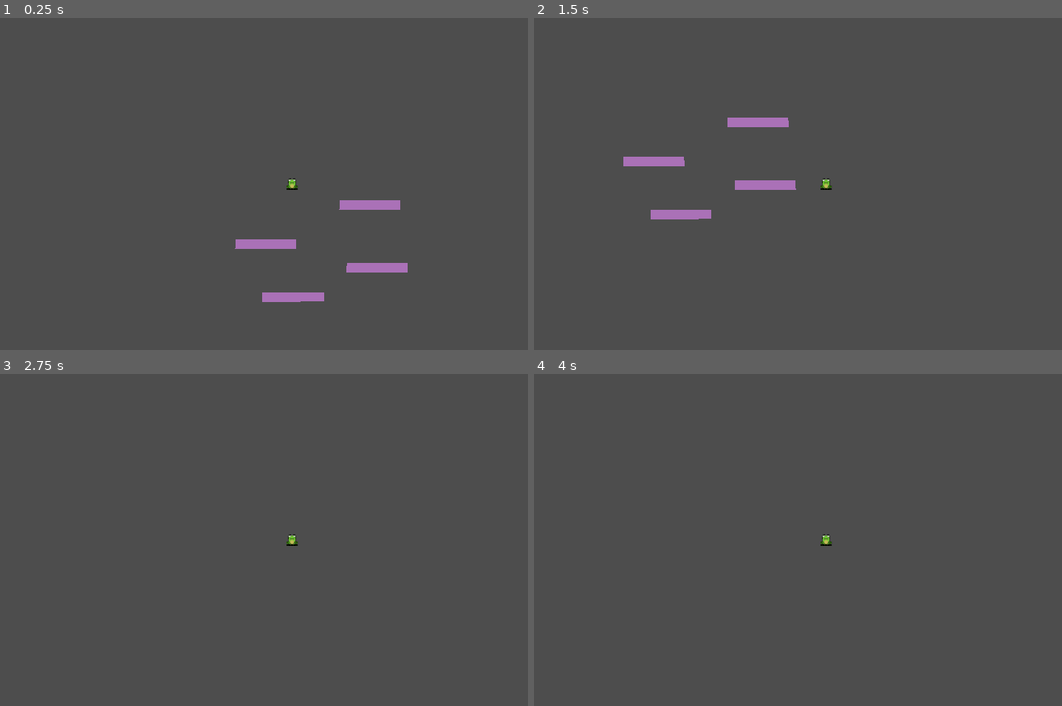
Above: before the commit, frames 1-4 (two rows, left to right).
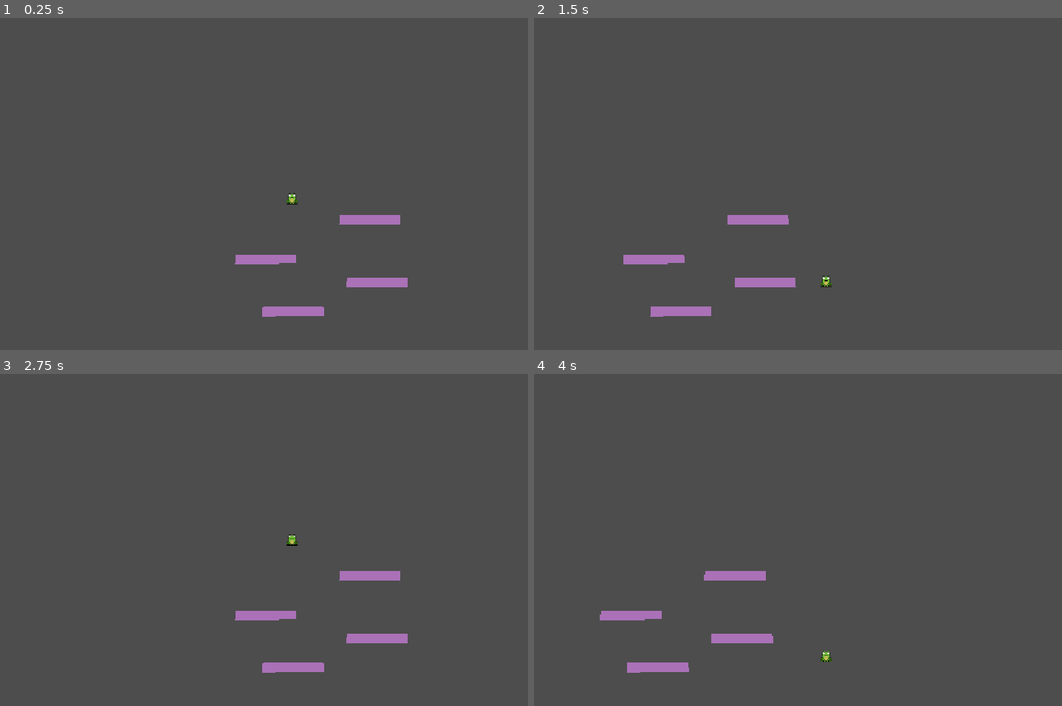
Above: after the commit, the same moments.

Repository: KieranWard491/LeapOfFaith
Game: Godot game, scene res://scenes/main.tscn
The game is run twice, just before and just after one commit, with the same random seed, the same clock (stepped at 60 frames per second) and the same inputs.
Inputs:
- Up to frame 1 (0.25 s): no input
- Up to frame 2 (1.5 s): tap Enter (ui_accept) at 0.5, 0.77 s; hold Right (ui_right) from 0.53 s (still down)
- Up to frame 3 (2.75 s): tap Enter (ui_accept) at 1.52 s; release Right (ui_right) at 2.03 s; hold Left (ui_left) from 2.03 s (still down)
- Up to frame 4 (4 s): release Left (ui_left) at 2.78 s; hold Right (ui_right) from 2.78 s (still down); tap Enter (ui_accept) at 3.02, 3.77 s

The runs differ from the first frame. In frame 1, 2.8% of the frame differs, in the area x 44-78%, y 48-90%; in frame 2, 2.8%; in frame 3, 1.3%; in frame 4, 1.5%.

Commit message:
Implemented upward camera and player death system

Diff:
--- a/scenes/main.tscn
+++ b/scenes/main.tscn
@@ -2,6 +2,11 @@
 
 [ext_resource type="PackedScene" uid="uid://dv7goo5at7pxe" path="res://scenes/player.tscn" id="1_o5qli"]
 [ext_resource type="PackedScene" uid="uid://pwwxnqpwcck3" path="res://scenes/platform.tscn" id="2_0wfyh"]
+[ext_resource type="Script" uid="uid://chvylyq5uqmur" path="res://scripts/camera_controller.gd" id="3_sugp2"]
+[ext_resource type="Script" uid="uid://coaupp03wglnl" path="res://scripts/death_zone.gd" id="4_jyhfs"]
+
+[sub_resource type="RectangleShape2D" id="RectangleShape2D_3v5hf"]
+size = Vector2(1400, 80)
 
 [node name="Main" type="Node2D" unique_id=65926914]
 
@@ -19,3 +24,18 @@
 
 [node name="Platform4" parent="." unique_id=328066292 instance=ExtResource("2_0wfyh")]
 position = Vector2(740, 442)
+
+[node name="Camera2D" type="Camera2D" parent="." unique_id=13418490 node_paths=PackedStringArray("player")]
+script = ExtResource("3_sugp2")
+player = NodePath("../Player")
+
+[node name="DeathZone" type="Area2D" parent="." unique_id=1655312760 node_paths=PackedStringArray("camera")]
+position = Vector2(576, 760)
+script = ExtResource("4_jyhfs")
+camera = NodePath("../Camera2D")
+
+[node name="CollisionShape2D" type="CollisionShape2D" parent="DeathZone" unique_id=1623864936]
+position = Vector2(576, 760)
+shape = SubResource("RectangleShape2D_3v5hf")
+
+[connection signal="body_entered" from="DeathZone" to="DeathZone" method="_on_body_entered"]
--- a/scenes/player.tscn
+++ b/scenes/player.tscn
@@ -15,5 +15,3 @@
 [node name="CollisionShape2D" type="CollisionShape2D" parent="." unique_id=1858561586]
 position = Vector2(-2, 1.5)
 shape = SubResource("RectangleShape2D_u8vuu")
-
-[node name="Camera2D" type="Camera2D" parent="." unique_id=1279062146]
--- /dev/null
+++ b/scripts/camera_controller.gd
@@ -0,0 +1,19 @@
+extends Camera2D
+
+@export var player: CharacterBody2D
+
+var highest_y: float
+
+
+func _ready() -> void:
+	highest_y = player.global_position.y
+	global_position.x = player.global_position.x
+	global_position.y = highest_y
+
+
+func _process(_delta: float) -> void:
+	global_position.x = player.global_position.x
+
+	if player.global_position.y < highest_y:
+		highest_y = player.global_position.y
+		global_position.y = highest_y
--- /dev/null
+++ b/scripts/death_zone.gd
@@ -0,0 +1,14 @@
+extends Area2D
+
+@export var camera: Camera2D
+@export var distance_below_camera: float = 400.0
+
+
+func _process(_delta: float) -> void:
+	global_position.x = camera.global_position.x
+	global_position.y = camera.global_position.y + distance_below_camera
+
+
+func _on_body_entered(body: Node2D) -> void:
+	if body is CharacterBody2D:
+		get_tree().reload_current_scene()
Not shown, added: scripts/camera_controller.gd.uid
Not shown, added: scripts/death_zone.gd.uid
